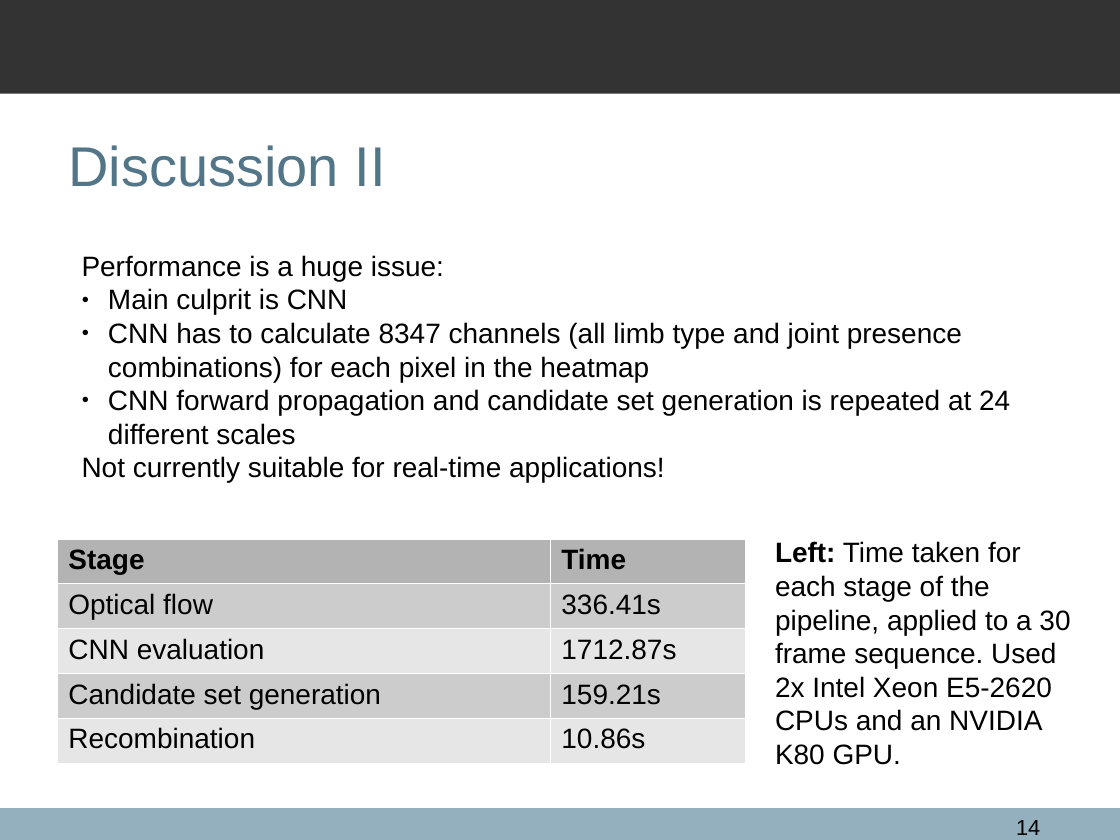
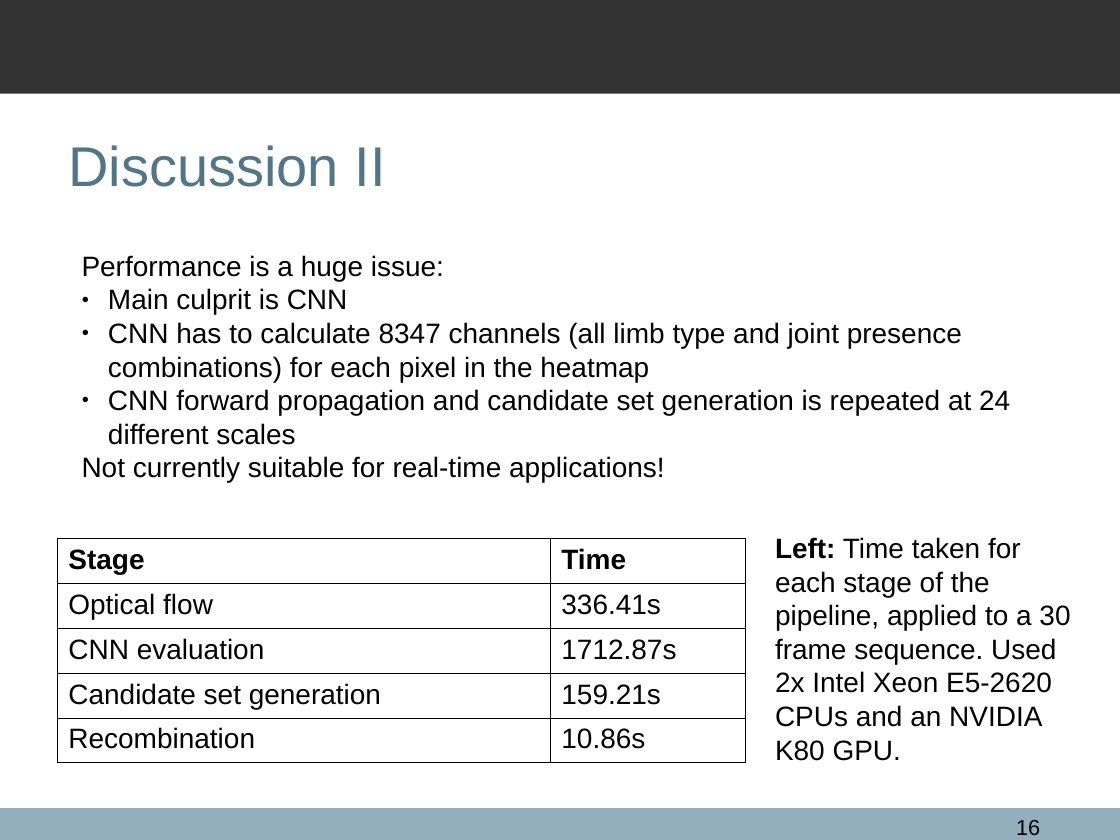
Before and after one commit to qxcv/comp2560, a slide deck: slide 16 of presentation/presentation.odp (slide 14 before the commit). Drawn at 1120x840 pixels with LibreOffice and Linux fonts; fonts in the diff are those of the drawing; background and template pictures are left out. Boxes give left, top, right and bottom in pixels: in the first picture for what was removed or moved away, otherwise in the second. Text is boxed around its words. In the diff, an @@ line names an element or a change of style, - is before the commit and + after.

Commit message:
More work on presentation

```diff
--- a/presentation/presentation.odp
+++ b/presentation/presentation.odp
@@ table at (57, 539, 745, 764) @@
@@ fill #B3B3B3 to none in row 1 @@
@@ fill #CCCCCC to none in 4 cells @@
@@ fill #E6E6E6 to none in 4 cells @@
@@ borders changed @@
@@ text "Left: Time taken for each ...": place and size @@
-text "Left: Time taken for each ..." at (775, 541, 1070, 765)
+text "Left: Time taken for each ..." at (775, 537, 1070, 761)
@@ page number at (1016, 820, 1040, 835): text changed @@
-14
+16
```
Also in this commit, not shown: 3 other slides changed, 2 slides added, 1 other file.
